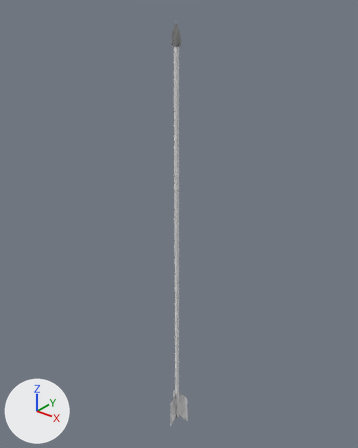
Renders of the FBX model Assets/Models/Tools/arrow_scale.fbx from each side of a commit.
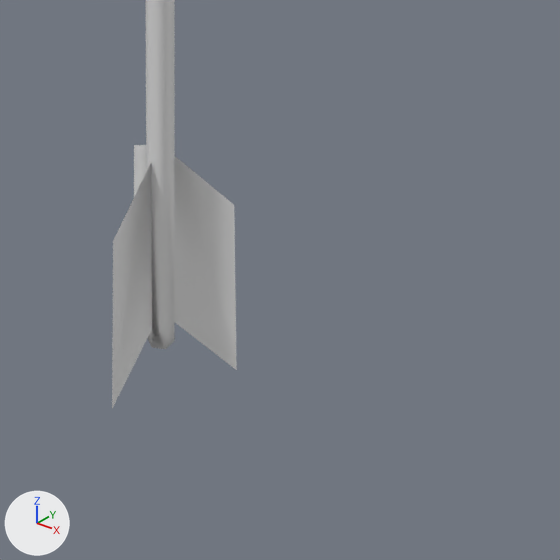
Each version is shown whole from a 50 mm lens placed at (2.21, -2.74, 3.79), pointed at (-0.05, 0.1, 2.03), then close up on the part from 43% to 65% of the width and 83% to 100% of the height. Every picture has the same lights, and +X, +Y and +Z are marked at lower left. Where no turn or scale is listed for an object, it has been applied to the vertices.

Names of what the first close-up shows: 'ArrowScale'.
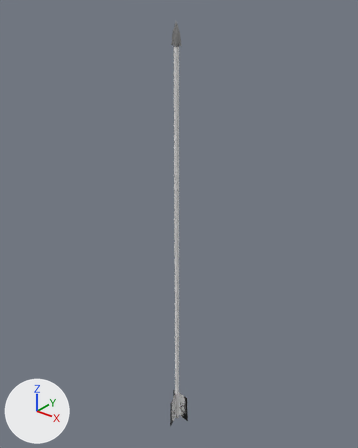
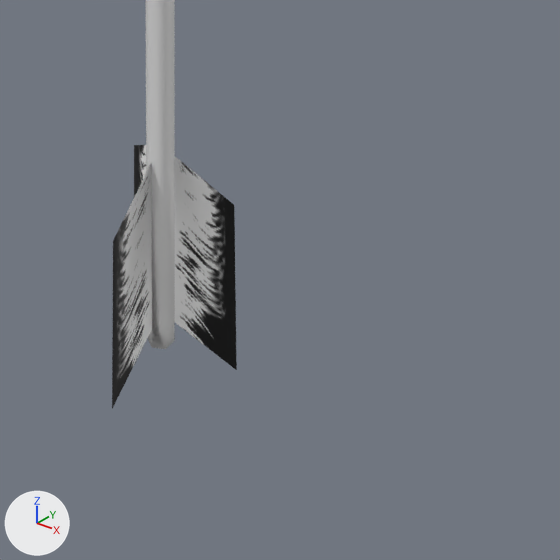
Boxes [x1, y1, x2, y2] around the edits, measured in the close-ups (560 x 560 px):
'ArrowScale', surface changed: [112, 142, 237, 408] in both
part 1 of me_cylinder_011, surface changed: [112, 145, 237, 408] in both

Patch to the scene script:
```diff
--- a/Assets/Models/Tools/arrow_scale.fbx.py
+++ b/Assets/Models/Tools/arrow_scale.fbx.py
@@ img_feather_png @@
+img_feather_png = load_image('feather.png', '../../Textures/Props/feather.png', 256, 256, 'sRGB')
@@ mat_feather @@
 mat_feather = principled_material('Feather')
-mat_feather.base_color = (0.8, 0.8, 0.8)  # white #e7e7e7
+mat_feather.texture = img_feather_png
@@ me_cylinder_011 @@
 me_cylinder_011.from_pydata(...)  # 49 vertices, 44 faces; spans x -0.09..0.09, y -0.1..0.05, z -0.04..3.57
 # used by ob_arrowscale; location = (0.0, 0.0, 0.0)
+# me_cylinder_011 part 1: texture (UV) coordinates of 3 of 44 faces, centred in x -0.05..0.05, y -0.06..0.03, z 0.14, changed; they spanned u 0.04..0.8, v 0.04..0.96 and now span u 0.18..0.96, v 0.2..0.72
 me_cylinder_011.materials.append(mat_wood)
```
